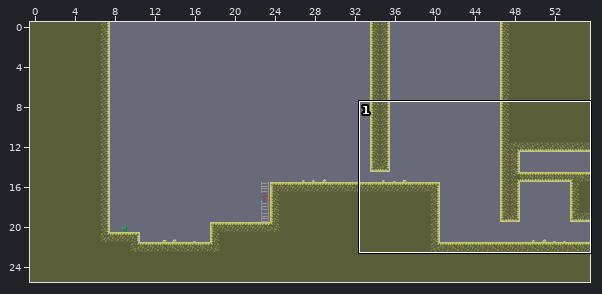
Two states of a LDtk project, Assets/Mefedron(kolya)/LDtk_Lvls/Test_Lvl.ldtk. The first picture is a wide view before the edit; the outline marks the close-up.
Close-up. Old version:
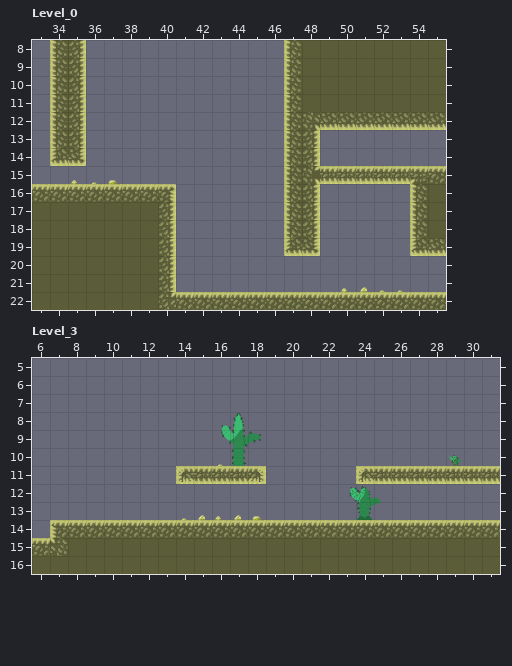
Cells are 32x32 px. Shown: Level_0 x 33..55, y 8..22; Level_3 x 6..31, y 5..16. The commit also changed other parts of the map, which this record leaves out.
New version:
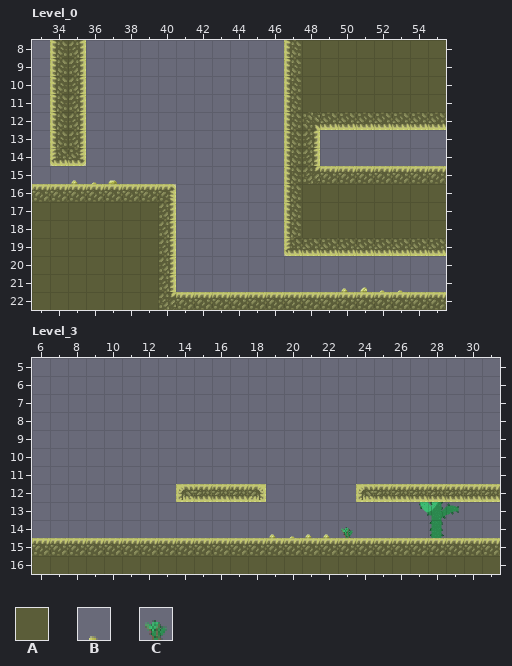
Key: from "Ground": A 1 "Ground"; from "Objects": B 1 "Rooks", C 3 "cactus".
_ is an empty cell.
Change:
Layer "Ground", Level_0:
y 16..19: x 49..53 _____ -> AAAAA
Layer "Objects", Level_3:
y 10: x 16..17 BC -> __; x 29 C -> _
y 13: x 14..18 BBBBB -> _____; x 24 C -> _
y 14: x 23..24 __ -> CC; x 28 _ -> C
Layer "Ground", Level_3:
y 11: x 14..18 AAAAA -> _____; x 24..31 AAAAAAAA -> ________
y 12: x 14..18 _____ -> AAAAA; x 24..31 ________ -> AAAAAAAA
y 14: x 7..31 AAAAAAAAAAAAAAAAAAAAAAAAA -> _________________________
